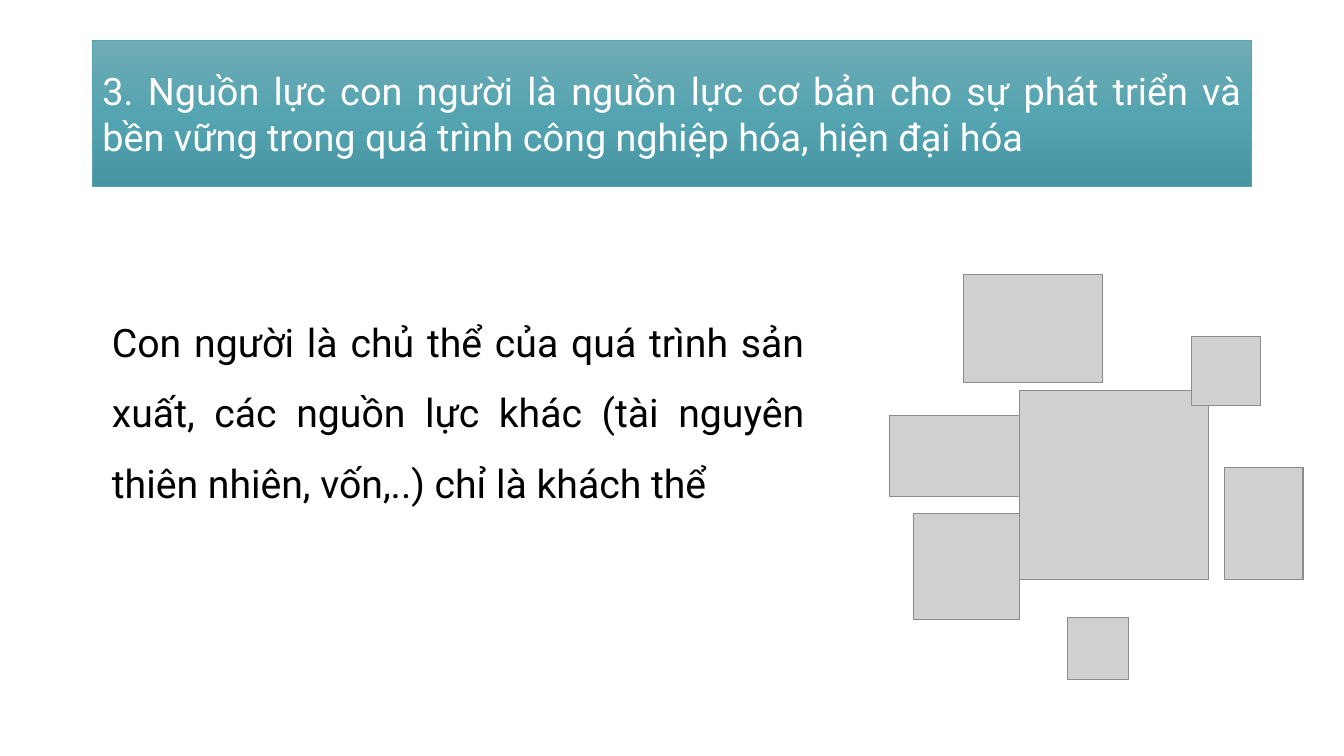
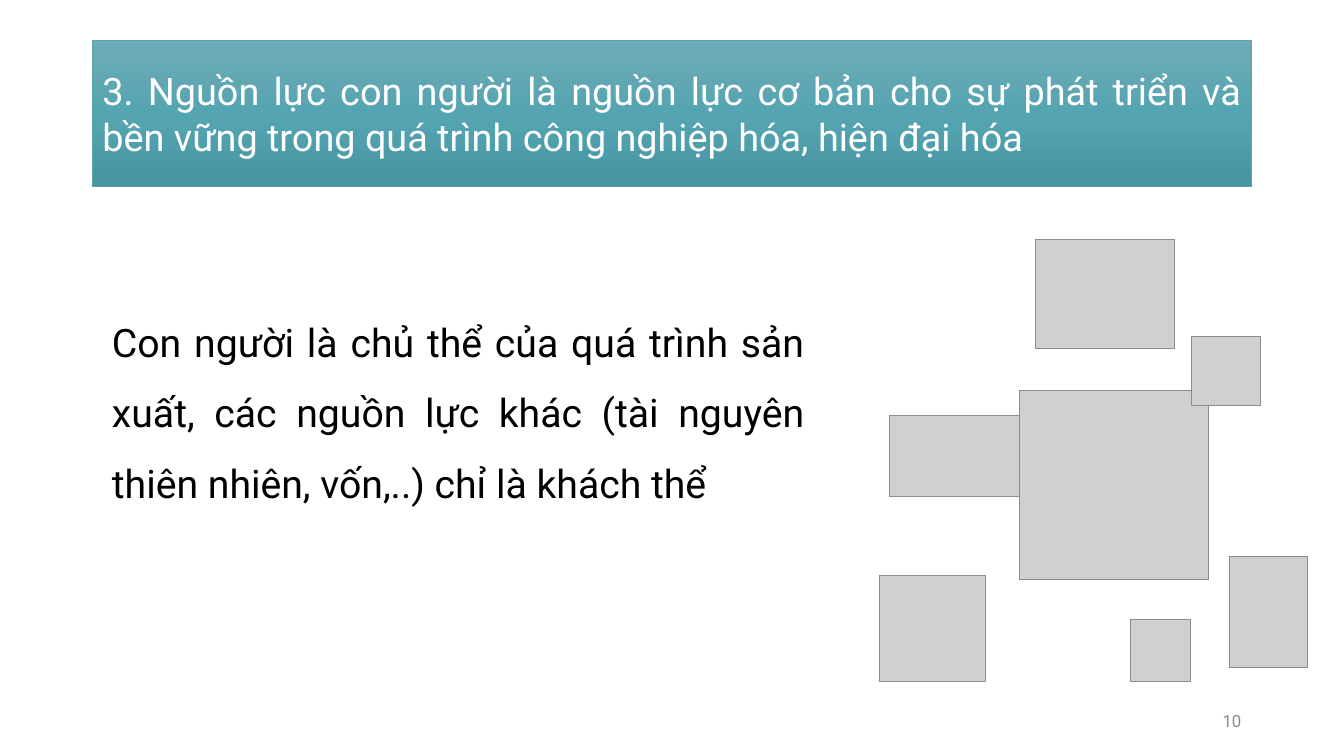
Before and after one commit to lamtvu/DuongLoi, a slide deck: slide 10 of PP_DL.pptx. Drawn at 1344x756 pixels with LibreOffice and Linux fonts; fonts in the diff are those of the drawing; grey boxes stand for pictures. Boxes give left, top, right and bottom in pixels: in the first picture for what was removed or moved away, otherwise in the second. Text is boxed around its words. In the diff, an @@ line names an element or a change of style, - is before the commit and + after.

```diff
--- a/PP_DL.pptx
+++ b/PP_DL.pptx
@@ picture: place and size @@
-picture at <box>964,274,1103,382</box>
+picture at <box>1036,240,1176,348</box>
@@ picture: place and size @@
-picture at <box>1225,468,1304,580</box>
+picture at <box>1230,557,1309,668</box>
@@ picture: place and size @@
-picture at <box>913,513,1019,619</box>
+picture at <box>879,576,985,682</box>
@@ picture: place and size @@
-picture at <box>1068,617,1128,680</box>
+picture at <box>1130,620,1191,683</box>
@@ page number added at <box>1223,715,1242,727</box>, 12 pt, text #8C8C8C @@
+10
```
Also in this commit, not shown: 13 other slides changed, 1 other file.
